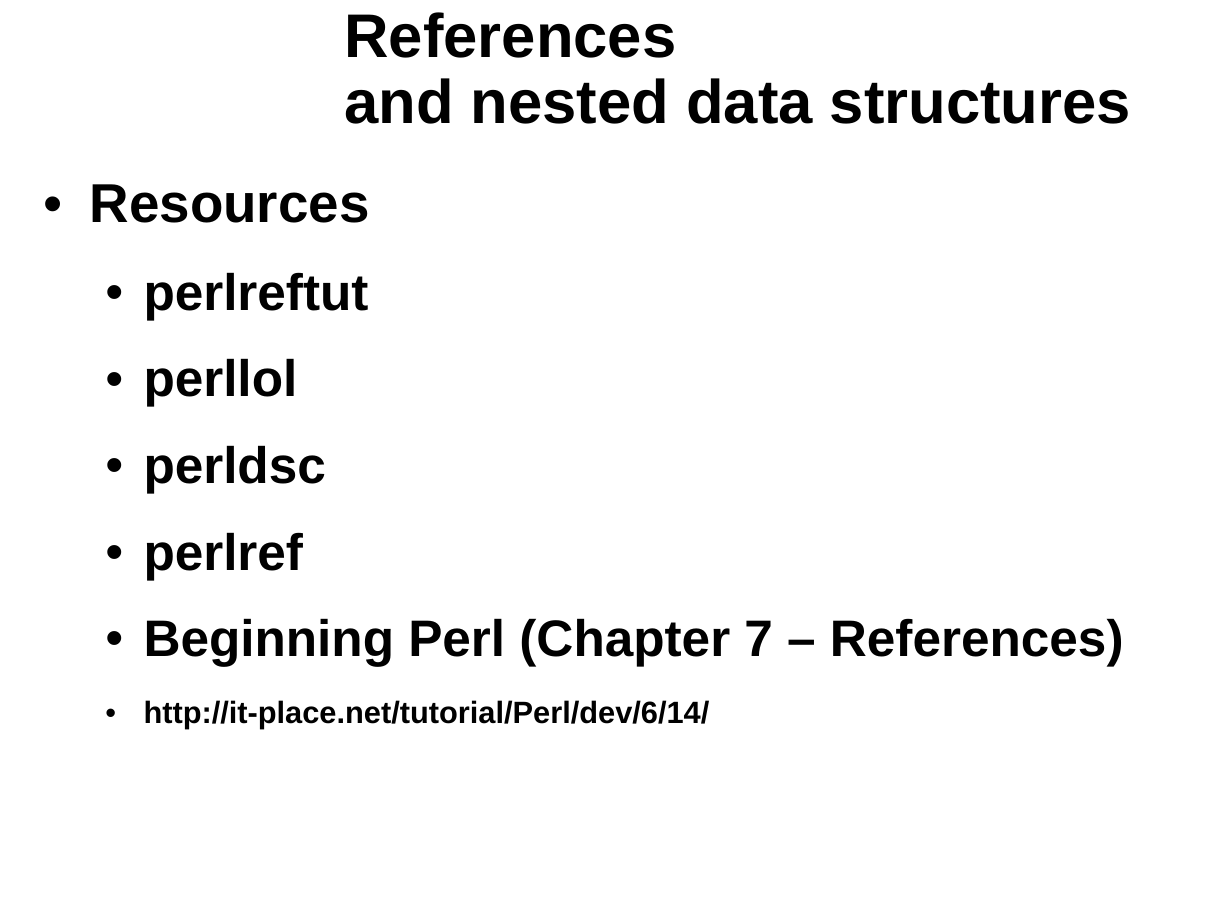
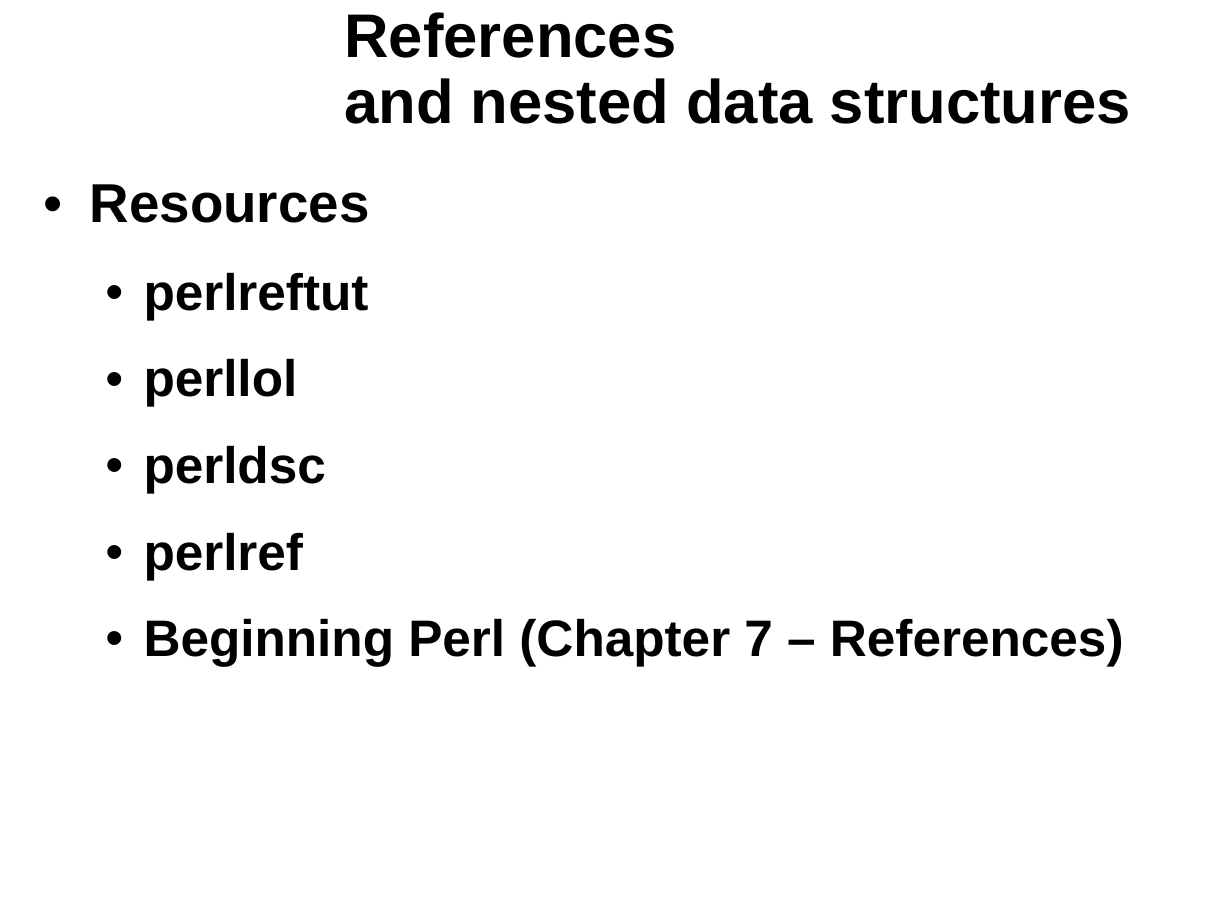
Before and after one commit to kberov/PerlProgrammingCourse, a slide deck: slide 11 of 08_references.odp. Drawn at 1232x924 pixels with LibreOffice and Linux fonts; fonts in the diff are those of the drawing; background and template pictures are left out. Boxes give left, top, right and bottom in pixels: in the first picture for what was removed or moved away, otherwise in the second. Text is boxed around its words. In the diff, an @@ line names an element or a change of style, - is before the commit and + after.

Commit message:
references updated

```diff
--- a/08_references.odp
+++ b/08_references.odp
@@ text at [144,700,710,729]: paragraph removed @@
-  • http://it-place.net/tutorial/Perl/dev/6/14/
```
Also in this commit, not shown: 7 other slides changed.
